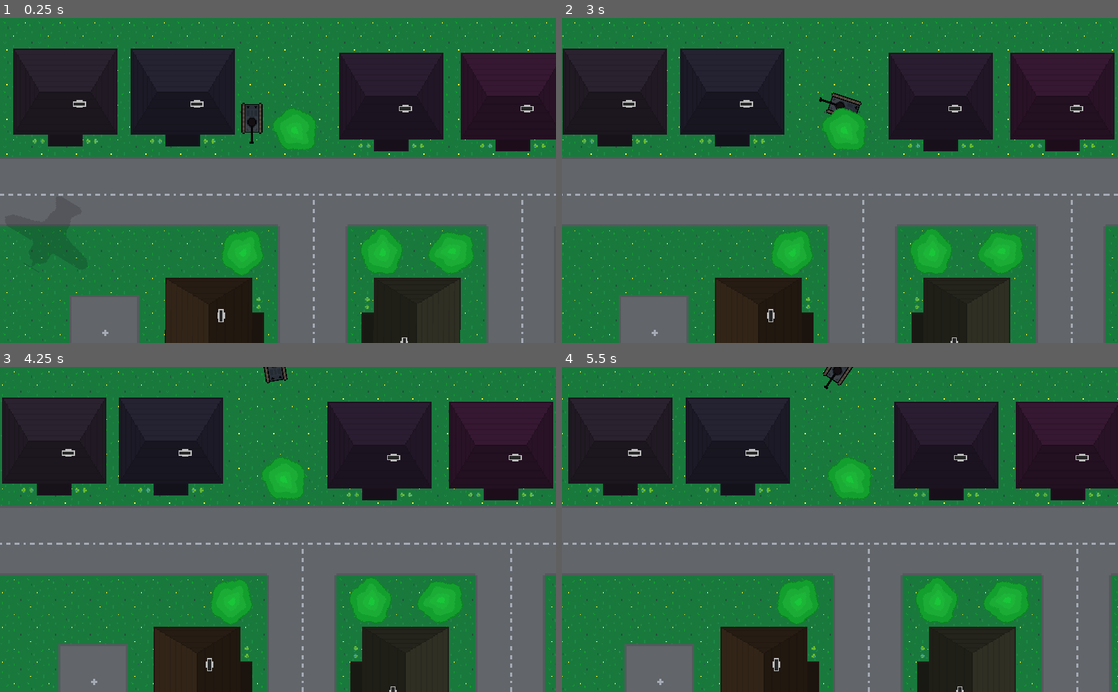
Above: before the commit, frames 1-4 (two rows, left to right).
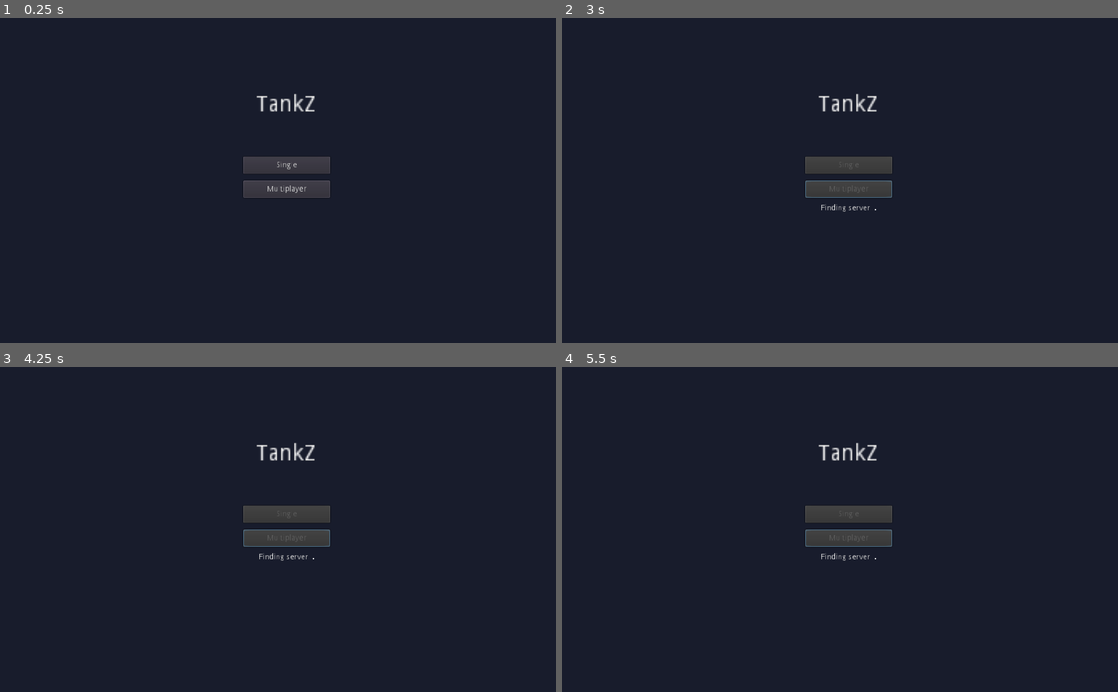
Above: after the commit, the same moments.

Repository: chrom007/godot-tankz
Game: Godot game, scene res://Scenes/Menu.tscn
The game is run twice, just before and just after one commit, with the same random seed, the same clock (stepped at 60 frames per second) and the same inputs. Before the commit the project starts from res://Scenes/World.tscn.
Inputs (mouse positions are in pixels of both pictures, inside the frame that each line leads up to):
- Up to frame 1 (0.25 s): no input
- Up to frame 2 (3 s): click (851, 190) at 0.5 s, where only the run after the commit has a clickable "Multiplayer"; hold D (body_right) 1.28-2.03 s; hold S (body_back) 2.03-2.78 s; hold D (body_right) from 2.78 s (still down)
- Up to frame 3 (4.25 s): release D (body_right) at 3.53 s; hold W (body_forward) from 3.53 s (still down)
- Up to frame 4 (5.5 s): release W (body_forward) at 4.28 s; hold A (body_left) from 4.28 s (still down)

The runs differ from the first frame. In frame 1, 78% of the frame differs, in the area x 0-100%, y 0-100%; in frame 2, 77%; in frame 3, 77%; in frame 4, 77%.

Commit message:
Add Network template + speed fix

Diff:
--- /dev/null
+++ b/Network.gd
@@ -0,0 +1,54 @@
+extends Node
+
+var players = {};
+var connected = false;
+var is_server = false;
+var peer = null;
+
+func server_start():
+	peer = NetworkedMultiplayerENet.new();
+	var error = peer.create_server(6464, 10);
+
+	if (error != OK):
+		print("Server start error");
+		peer = null;
+
+	get_tree().set_network_peer(peer);
+	get_tree().connect("network_peer_connected", self, "_server_connected");
+	get_tree().connect("network_peer_disconnected", self, "_server_disconnected")
+	print("Server started");
+
+func _server_connected(id):
+	print("Player connected ", id);
+
+func _server_disconnected(id):
+	print("Player disconnected ", id);
+
+
+
+
+
+func client_start():
+	peer = NetworkedMultiplayerENet.new();
+	var error = peer.create_client("192.168.1.10", 6464);
+
+	if (error != OK):
+		print("Client start error");
+		peer = null;
+
+	get_tree().set_network_peer(peer);
+	get_tree().connect("connected_to_server", self, "_client_connected");
+	get_tree().connect("connection_failed", self, "_client_failed");
+	get_tree().connect("server_disconnected", self, "_client_disconnected");
+	print("Server started");
+
+func _client_connected():
+	print("Success connected");
+
+func _client_failed():
+	print("Failed connected");
+	peer = null;
+
+func _client_disconnected():
+	print("Disconnected from server");
+	peer = null;
--- /dev/null
+++ b/Scenes/Menu.tscn
@@ -0,0 +1,54 @@
+[gd_scene load_steps=2 format=2]
+
+[ext_resource path="res://Scripts/Menu.gd" type="Script" id=1]
+
+[node name="Menu" type="Control"]
+anchor_right = 1.0
+anchor_bottom = 1.0
+script = ExtResource( 1 )
+__meta__ = {
+"_edit_use_anchors_": false
+}
+
+[node name="BG" type="ColorRect" parent="."]
+anchor_right = 1.0
+anchor_bottom = 1.0
+color = Color( 0.0980392, 0.113725, 0.176471, 1 )
+__meta__ = {
+"_edit_use_anchors_": false
+}
+
+[node name="Label" type="Label" parent="."]
+margin_left = 472.0
+margin_top = 140.0
+margin_right = 509.0
+margin_bottom = 154.0
+rect_scale = Vector2( 3, 3 )
+text = "TankZ"
+__meta__ = {
+"_edit_use_anchors_": false
+}
+
+[node name="Single" type="Button" parent="."]
+margin_left = 448.0
+margin_top = 256.0
+margin_right = 608.0
+margin_bottom = 288.0
+text = "Single"
+
+[node name="Multiplayer" type="Button" parent="."]
+margin_left = 448.0
+margin_top = 300.0
+margin_right = 608.0
+margin_bottom = 332.0
+text = "Multiplayer"
+
+[node name="Status" type="Label" parent="."]
+margin_left = 448.0
+margin_top = 344.0
+margin_right = 608.0
+margin_bottom = 358.0
+align = 1
+valign = 1
+[connection signal="pressed" from="Single" to="." method="_on_Single_pressed"]
+[connection signal="pressed" from="Multiplayer" to="." method="_on_Multiplayer_pressed"]
--- a/Scenes/World.tscn
+++ b/Scenes/World.tscn
@@ -52,7 +52,8 @@
 rotation = 4.71239
 
 [node name="Home3" parent="Env" instance=ExtResource( 5 )]
-position = Vector2( 576, 336 )
+position = Vector2( 576, 344 )
+scale = Vector2( 0.8, 0.8 )
 
 [node name="Tree" parent="Env" instance=ExtResource( 6 )]
 position = Vector2( 224, 216 )
@@ -107,8 +108,9 @@
 position = Vector2( 692, 208 )
 
 [node name="Home10" parent="Env" instance=ExtResource( 5 )]
-position = Vector2( 576, 240 )
+position = Vector2( 576, 232 )
 rotation = 3.14159
+scale = Vector2( 0.8, 0.8 )
 
 [node name="Tree12" parent="Env" instance=ExtResource( 6 )]
 position = Vector2( 688, 280 )
--- /dev/null
+++ b/Scripts/Global.gd
@@ -0,0 +1,9 @@
+extends Node
+
+func _ready():
+	var args = OS.get_cmdline_args();
+	var is_server = true if (args.size() > 0 && args[0].match("--server")) else false;
+
+	if (is_server):
+		print("SERVER detected");
+		get_tree().change_scene("res://Server/Lobby.tscn");
--- a/Scripts/Menu.gd
+++ b/Scripts/Menu.gd
@@ -1,17 +1,16 @@
 extends Node
 
 
-# Declare member variables here. Examples:
-# var a = 2
-# var b = "text"
+func _ready():
+	pass;
 
 
-# Called when the node enters the scene tree for the first time.
-func _ready():
-	print(123);
-	pass # Replace with function body.
+func _on_Single_pressed():
+	get_tree().change_scene("res://Scenes/World.tscn");
 
 
-# Called every frame. 'delta' is the elapsed time since the previous frame.
-#func _process(delta):
-#	pass
+func _on_Multiplayer_pressed():
+	$Single.disabled = true;
+	$Multiplayer.disabled = true;
+	$Status.text = "Finding server...";
+	Network.client_start();
--- a/Scripts/Tank.gd
+++ b/Scripts/Tank.gd
@@ -17,8 +17,7 @@
 	tilemap = get_parent().get_node("Env/Roads");
 	background = get_parent().get_node("Background");
 
-
-func _process(delta):
+func _physics_process(delta):
 	moving(delta);
 	shooting();
 	boosting();
@@ -71,7 +70,7 @@
 			$BodyAnim.play("moving");
 
 	#velocity.rotated()
-	velocity = (velocity * MOVE_SPEED * delta * 1000 * BOOST).rotated(rotation);
+	velocity = (velocity * MOVE_SPEED * delta * 500 * BOOST).rotated(rotation);
 	move_and_slide(velocity, Vector2.ZERO);
 
 
--- a/Scripts/World.gd
+++ b/Scripts/World.gd
@@ -1,6 +1,7 @@
 extends Node2D
 
 func _ready():
+	print("World");
 	randomize();
 	var childs = $Env.get_children();
 	for child in childs:
--- /dev/null
+++ b/Server/Lobby.gd
@@ -0,0 +1,5 @@
+extends Node
+
+func _ready():
+	print("Lobby");
+	Network.server_start();
--- /dev/null
+++ b/Server/Lobby.tscn
@@ -0,0 +1,6 @@
+[gd_scene load_steps=2 format=2]
+
+[ext_resource path="res://Server/Lobby.gd" type="Script" id=1]
+
+[node name="Lobby" type="Node"]
+script = ExtResource( 1 )
--- a/project.godot
+++ b/project.godot
@@ -16,8 +16,13 @@
 [application]
 
 config/name="TankZ"
-run/main_scene="res://Scenes/World.tscn"
+run/main_scene="res://Scenes/Menu.tscn"
 config/icon="res://icon.png"
+
+[autoload]
+
+Global="*res://Scripts/Global.gd"
+Network="*res://Network.gd"
 
 [display]
 
@@ -85,6 +90,10 @@
  ]
 }
 
+[input_devices]
+
+pointing/emulate_touch_from_mouse=true
+
 [rendering]
 
 quality/2d/use_pixel_snap=true
Not shown, added: export_presets.cfg
Not shown, changed: .gitignore
